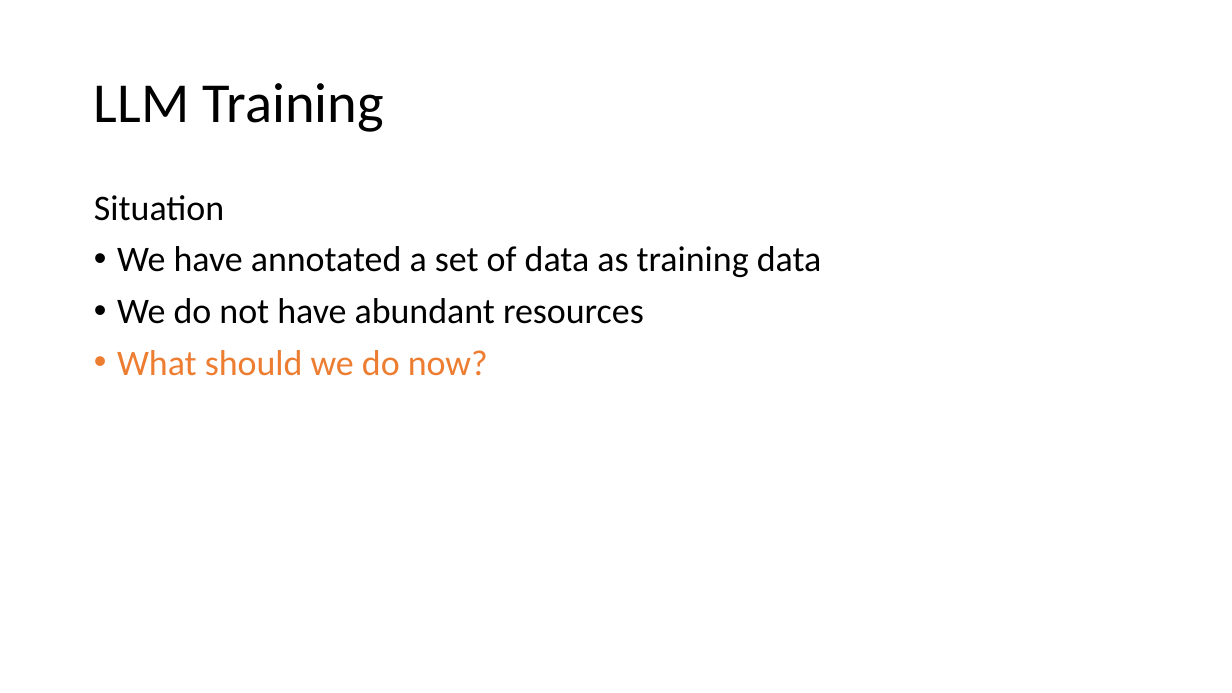
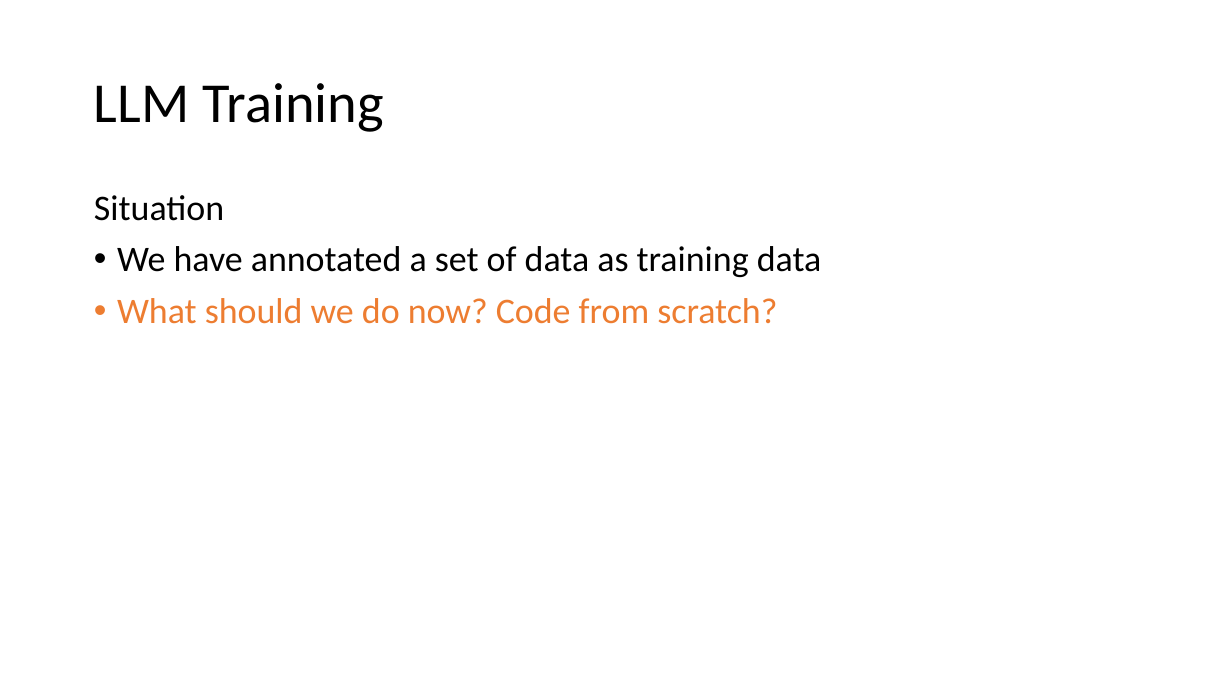
Before and after one commit to Chord-Chen-30/ShanghaiTech-NLP-Lecture-S26, a slide deck: slide 12 of llm_engineering.pptx. Drawn at 1232x693 pixels with LibreOffice and Linux fonts; fonts in the diff are those of the drawing. Boxes give left, top, right and bottom in pixels: in the first picture for what was removed or moved away, otherwise in the second. Text is boxed around its words. In the diff, an @@ line names an element or a change of style, - is before the commit and + after.

```diff
--- a/llm_engineering.pptx
+++ b/llm_engineering.pptx
@@ text at <box>117,298,777,324</box>: text changed; text colour #000000 to #ED7D31 @@
-• We do not have abundant resources
-• What should we do now?
+• What should we do now? Code from scratch?
```
Also in this commit, not shown: 17 other slides changed, 1 slide added.
